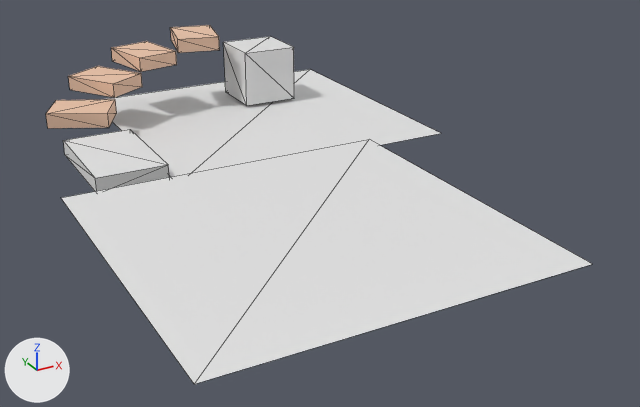
The glTF model datafiles/demo-scene.glb as it was, and as the next commit left it.
Before and after are seen from a 50 mm lens placed at (-12.9, -28.3, 10.1), pointed at (-1.1, -6.8, -0.6). The axes (+X, +Y, +Z) are drawn at lower left. The lights are the same throughout. Mesh edges are drawn as thin lines. Where no turn or scale is listed for an object, it has been applied to the vertices.
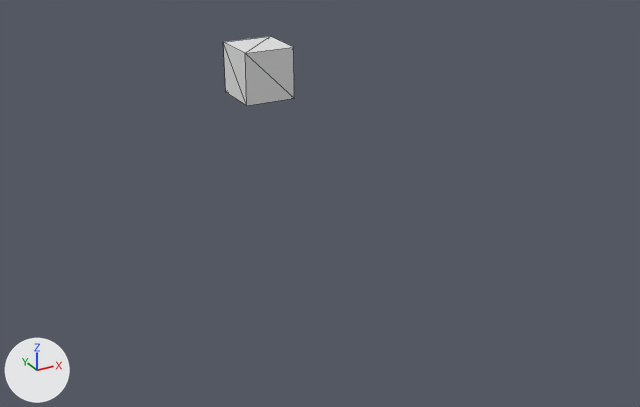
Where the newer file only moved an object's origin or applied its transform, the numbers keep the older frame.

Where the change shows, as pixel boxes (x1, y1, x2, y2) in the pictures (640 x 407 px):
```json
{"object": "Plane.001", "change": "deleted", "before": [61, 140, 592, 384]}
{"object": "Plane", "change": "deleted", "before": [101, 69, 440, 177]}
{"object": "Cube.001", "change": "deleted", "before": [63, 130, 169, 191]}
{"object": "Cube.002", "change": "deleted", "before": [46, 99, 117, 128], "on screen": "beige"}
{"object": "Cube.003", "change": "deleted", "before": [68, 66, 142, 98], "on screen": "beige"}
{"object": "Cube.004", "change": "deleted", "before": [111, 41, 177, 72], "on screen": "beige"}
{"object": "Cube.005", "change": "deleted", "before": [170, 25, 220, 53], "on screen": "beige"}
```

Scene script edits in JSON lines:
```json
{"op": "remove", "block": "ob_cube_001", "code": ["ob_cube_001 = bpy.data.objects.new('Cube.001', me_cube_02_001)", "ob_cube_001.location = (5.63, 0.0, 0.0)"]}
{"op": "remove", "block": "ob_cube_002", "code": ["ob_cube_002 = bpy.data.objects.new('Cube.002', me_cube_001)", "ob_cube_002.location = (-6.19, 0.39, 0.96)"]}
{"op": "remove", "block": "ob_cube_003", "code": ["ob_cube_003 = bpy.data.objects.new('Cube.003', me_cube_002)", "ob_cube_003.location = (-4.9, 1.9, 1.51)"]}
{"op": "remove", "block": "ob_cube_004", "code": ["ob_cube_004 = bpy.data.objects.new('Cube.004', me_cube_003)", "ob_cube_004.location = (-3.22, 2.62, 2.05)"]}
{"op": "remove", "block": "ob_cube_005", "code": ["ob_cube_005 = bpy.data.objects.new('Cube.005', me_cube_004)", "ob_cube_005.location = (-1.23, 2.63, 2.47)"]}
{"op": "remove", "block": "ob_plane", "code": ["ob_plane = bpy.data.objects.new('Plane', me_cube_01)", "ob_plane.location = (0.0, 0.0, 0.0)"]}
{"op": "remove", "block": "ob_plane_001", "code": ["ob_plane_001 = bpy.data.objects.new('Plane.001', me_cube_01_001)", "ob_plane_001.location = (-3.7, -10.82, 0.79)"]}
```
